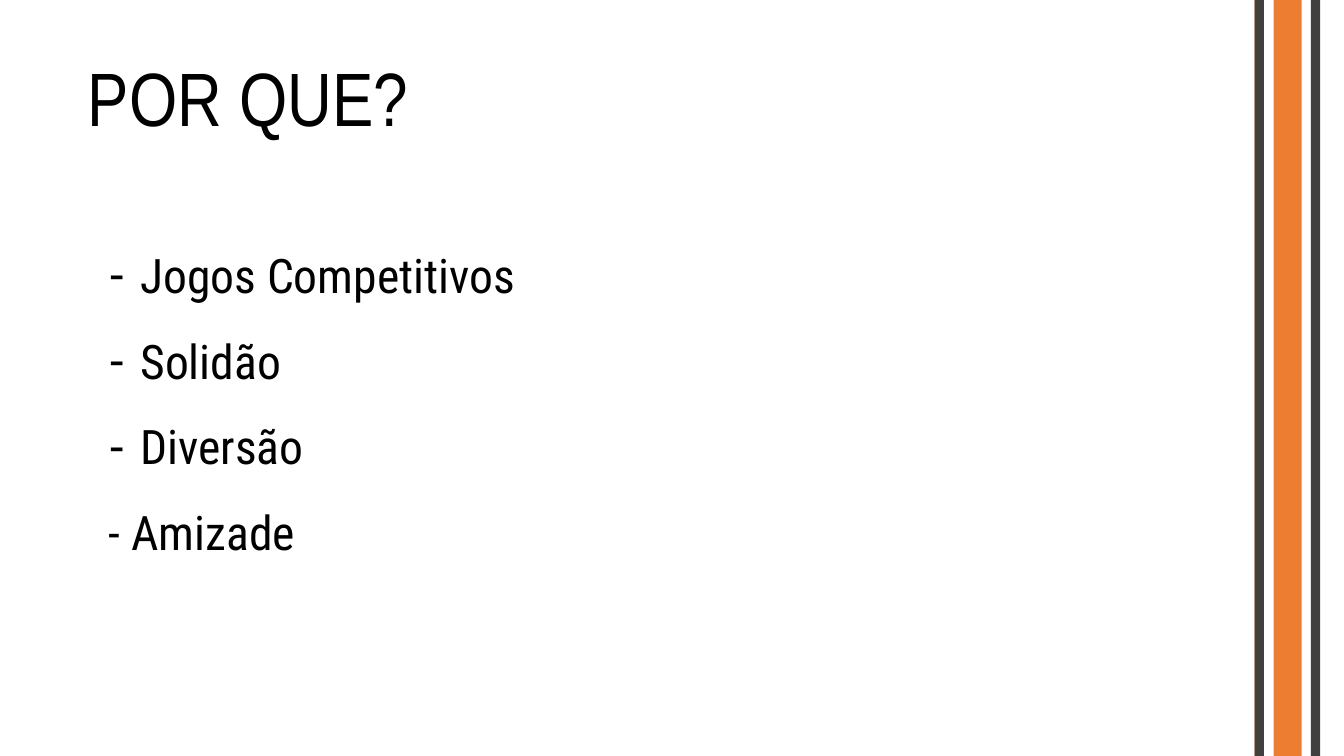
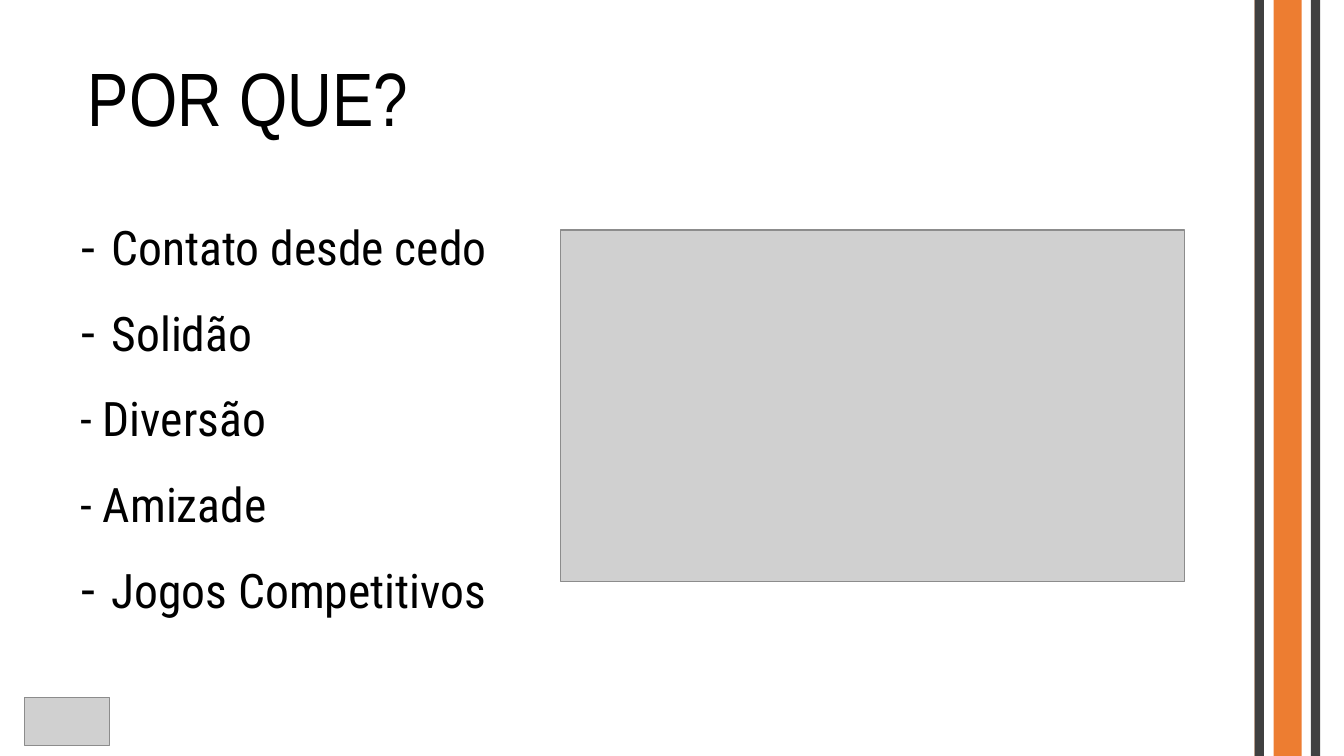
Before and after one commit to NathanD4vid/Projeto-Individual, a slide deck: slide 3 of Power Point/Apresentação.pptx. Drawn at 1344x756 pixels with LibreOffice and Linux fonts; fonts in the diff are those of the drawing; grey boxes stand for pictures. Boxes give left, top, right and bottom in pixels: in the first picture for what was removed or moved away, otherwise in the second. Text is boxed around its words. In the diff, an @@ line names an element or a change of style, - is before the commit and + after.

```diff
--- a/Power Point/Apresentação.pptx
+++ b/Power Point/Apresentação.pptx
@@ text "Contato desde cedo": place and size @@
-text "Contato desde cedo" at [132, 258, 515, 551]
+text "Contato desde cedo" at [103, 229, 487, 618]
@@ text at [103, 229, 487, 523]: paragraphs added @@
+– Contato desde cedo
+– Solidão
+- Diversão
+- Amizade
@@ picture added at [561, 230, 1186, 582] @@
@@ text at [132, 343, 303, 551]: paragraphs removed @@
-– Solidão
-– Diversão
-- Amizade
@@ picture added at [24, 698, 109, 745] @@
```
Also in this commit, not shown: 4 other slides changed, 2 slides added, 9 other files.
